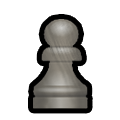
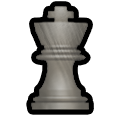
Revision of a layered 120px x 120px image; what changed, layer by layer:
hid "Layer 1", moved it above "Layer 7" over [33, 19, 88, 109]
added layer "Layer 8" over [31, 6, 89, 110]
